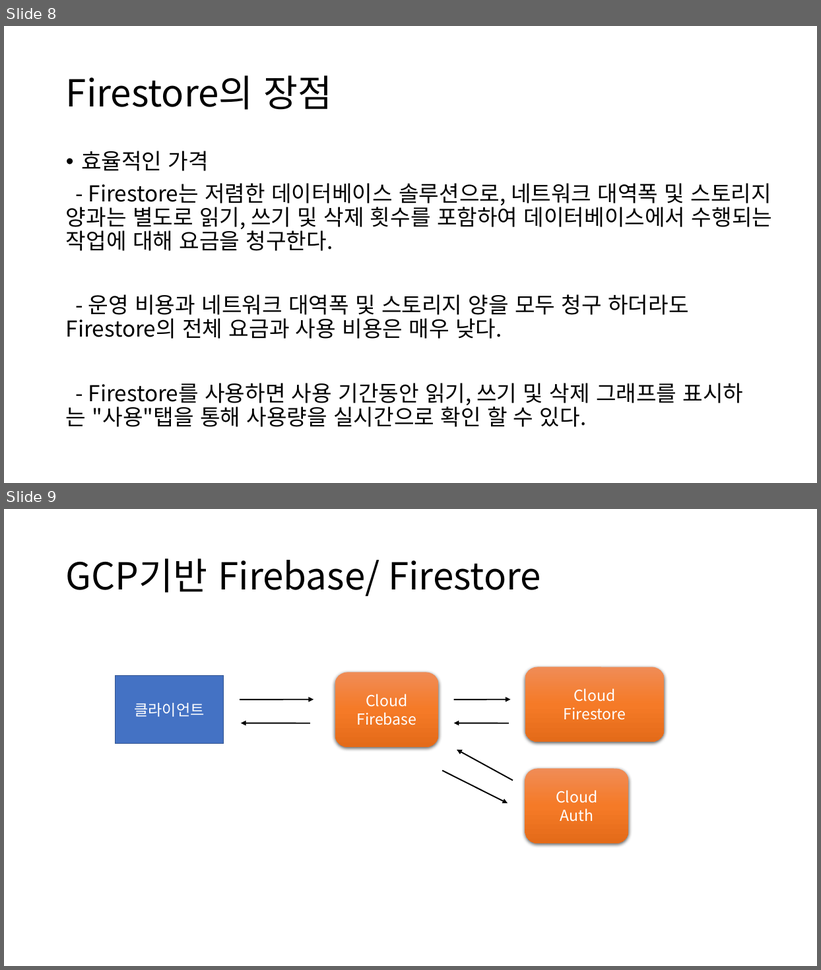
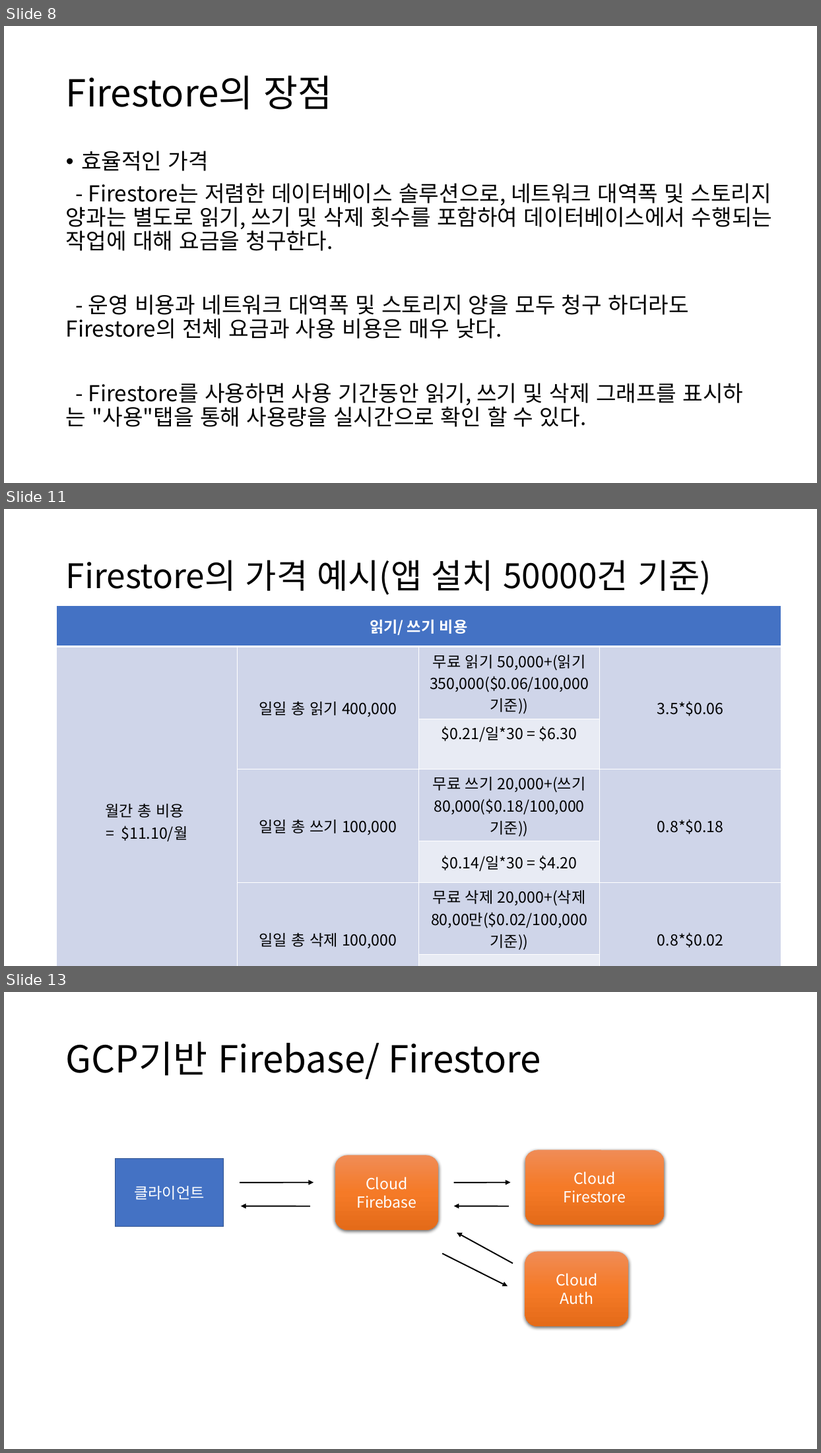
Before and after one commit to popuyaha/gcp-bootstrap-client, a slide deck: GCP기반 Serverless 아키텍쳐.pptx. Shown one above the other, each under a label of ours: slides 8 and 9 before the commit, slides 8, 11 and 13 after it; the slides between them are not shown. The pictures are 821x970 and 821x1453 pixels, drawn with LibreOffice and Linux fonts; fonts in the diff are those of the drawing. Boxes give left, top, right and bottom in pixels: in the first picture for what was removed or moved away, otherwise in the second. Text is boxed around its words. In the diff, an @@ line names an element or a change of style, - is before the commit and + after.

Commit message:
ppt

```diff
--- a/GCP기반 Serverless 아키텍쳐.pptx
+++ b/GCP기반 Serverless 아키텍쳐.pptx
@@ slide 11 added at box(4, 509, 817, 966), background #FFFFFF @@
@@ title added at box(66, 560, 712, 595), 40 pt, text #000000 @@
+Firestore의 가격 예시(앱 설치 50000건 기준)
@@ table added at box(56, 605, 781, 955), 7 rows, 4 columns @@
+읽기/ 쓰기 비용 |  |  | 
+월간 총 비용 / = $11.10/월 | 일일 총 읽기 400,000 | 무료 읽기 50,000+(읽기 350,000($0.06/100,000 기준)) | 3.5*$0.06
+ |  | $0.21/일*30 = $6.30 | 
+ | 일일 총 쓰기 100,000 | 무료 쓰기 20,000+(쓰기 80,000($0.18/100,000 기준)) | 0.8*$0.18
+ |  | $0.14/일*30 = $4.20 | 
+ | 일일 총 삭제 100,000 | 무료 삭제 20,000+(삭제 80,00만($0.02/100,000 기준)) | 0.8*$0.02
+ |  | $0.02/일*30 = $0.60 | 
@@ what was slide 9 is now slide 13 @@
```
Also in this commit, not shown: 3 other slides added.
